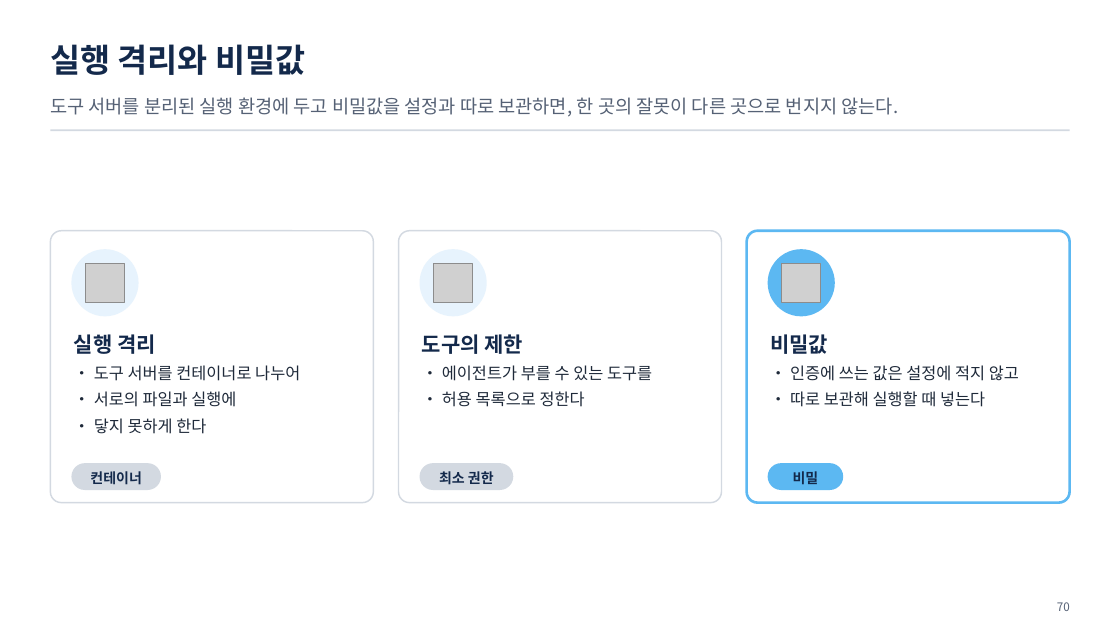
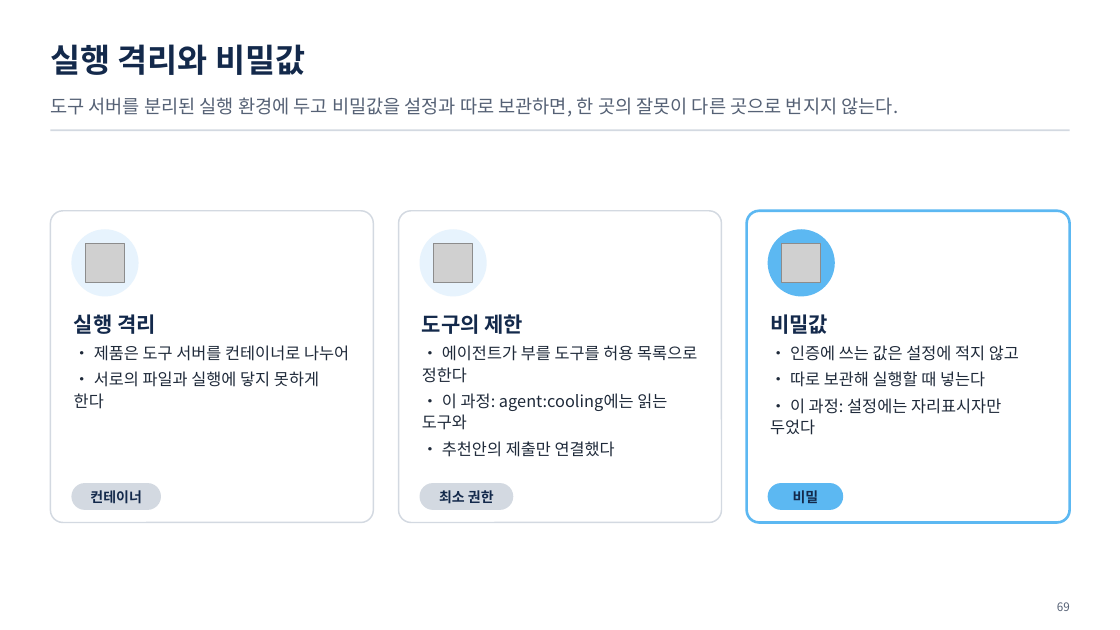
Before and after one commit to uengine-oss/hyd-iot-edu, a slide deck: slide 69 of docs/교재/통합반/11일차/통합반_11일차.pptx (slide 70 before the commit). Drawn at 1120x630 pixels with LibreOffice and Linux fonts; fonts in the diff are those of the drawing; grey boxes stand for pictures. Boxes give left, top, right and bottom in pixels: in the first picture for what was removed or moved away, otherwise in the second. Text is boxed around its words. In the diff, an @@ line names an element or a change of style, - is before the commit and + after.

```diff
--- a/docs/교재/통합반/11일차/통합반_11일차.pptx
+++ b/docs/교재/통합반/11일차/통합반_11일차.pptx
@@ rounded rectangle: place and size @@
-rounded rectangle at [50,231,373,503]
+rounded rectangle at [50,211,373,523]
@@ rounded rectangle: place and size @@
-rounded rectangle at [398,231,721,503]
+rounded rectangle at [398,211,721,523]
@@ rounded rectangle: place and size @@
-rounded rectangle at [747,231,1070,503]
+rounded rectangle at [747,211,1070,523]
@@ 3 pictures, 3 ellipses: place and size @@
-3 pictures, 3 ellipses at [71,250,835,317]
+3 pictures, 3 ellipses at [71,229,835,297]
@@ text "실행 격리": place and size @@
-text "실행 격리" at [74,334,300,434]
+text "실행 격리" at [74,314,349,409]
@@ text "도구의 제한": place and size @@
-text "도구의 제한" at [422,334,652,407]
+text "도구의 제한" at [422,314,697,457]
@@ text "비밀값": place and size @@
-text "비밀값" at [770,334,1019,407]
+text "비밀값" at [770,314,1019,435]
@@ text at [74,345,349,409]: text changed @@
-• 도구 서버를 컨테이너로 나누어
-• 서로의 파일과 실행에
-• 닿지 못하게 한다
+• 제품은 도구 서버를 컨테이너로 나누어
+• 서로의 파일과 실행에 닿지 못하게 한다
@@ text at [422,345,697,457]: text changed @@
-• 에이전트가 부를 수 있는 도구를
-• 허용 목록으로 정한다
+• 에이전트가 부를 도구를 허용 목록으로 정한다
+• 이 과정: agent:cooling에는 읽는 도구와
+• 추천안의 제출만 연결했다
@@ text at [770,398,1001,435]: paragraph added @@
+• 이 과정: 설정에는 자리표시자만 두었다
@@ 3 texts, 3 rounded rectangles: place and size @@
-3 texts, 3 rounded rectangles at [71,463,844,490]
+3 texts, 3 rounded rectangles at [71,483,844,510]
@@ text at [1057,602,1070,611]: text changed @@
-70
+69
```
Also in this commit, not shown: 47 other slides changed, 2 slides added, 1 slide removed, 7 other files.
